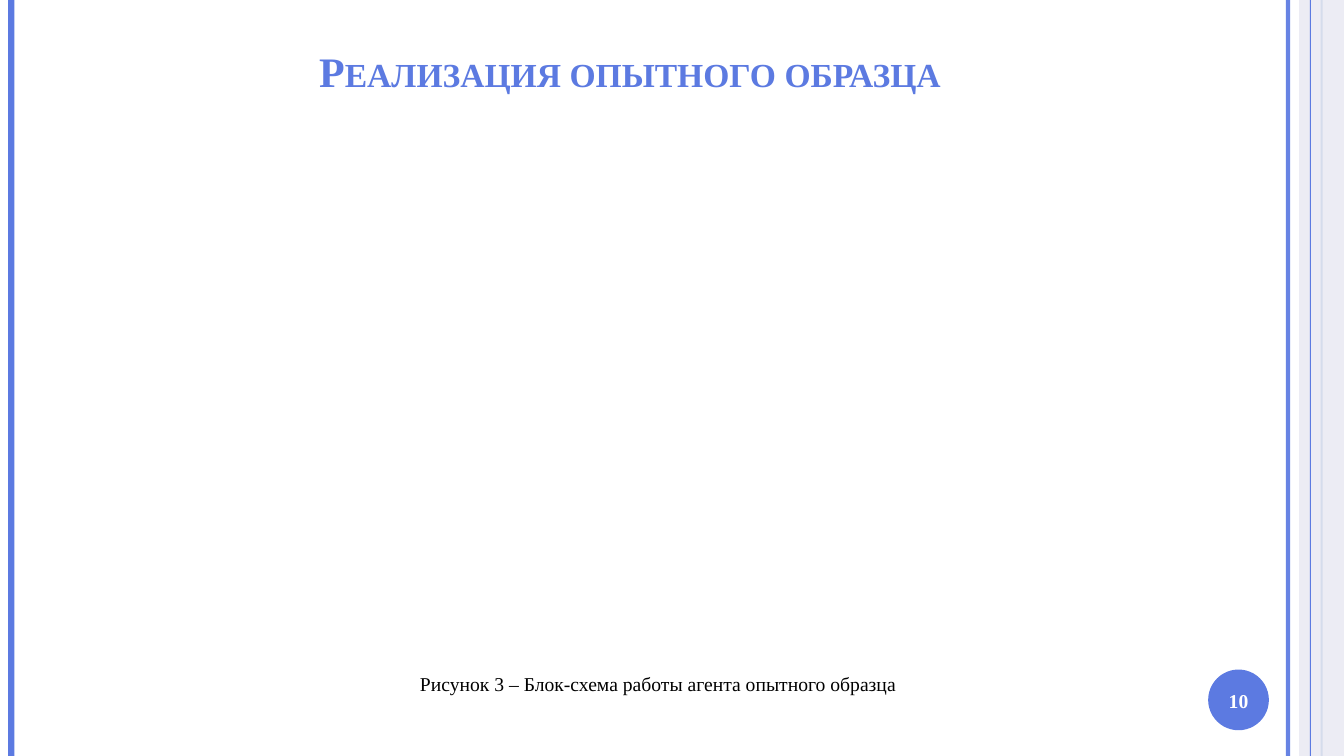
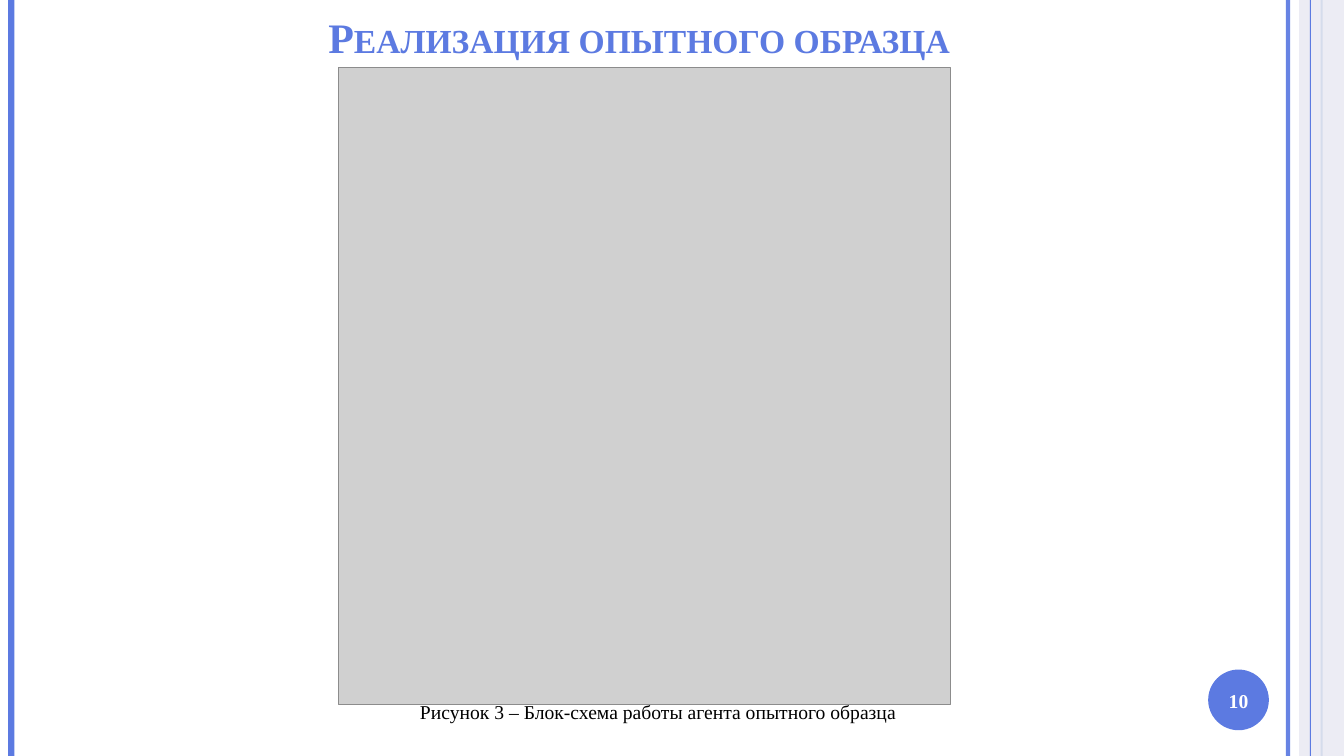
Before and after one commit to HotHeadd/nir_mephi, a slide deck: slide 10 of part2/Презентация.pptx. Drawn at 1344x756 pixels with LibreOffice and Linux fonts; fonts in the diff are those of the drawing; grey boxes stand for pictures; background and template pictures are left out. Boxes give left, top, right and bottom in pixels: in the first picture for what was removed or moved away, otherwise in the second. Text is boxed around its words. In the diff, an @@ line names an element or a change of style, - is before the commit and + after.

```diff
--- a/part2/Презентация.pptx
+++ b/part2/Презентация.pptx
@@ title "Реализация опытного образца": place and size @@
-title "Реализация опытного образца" at bbox=[570, 64, 941, 93]
+title "Реализация опытного образца" at bbox=[579, 30, 950, 59]
@@ picture added at bbox=[339, 68, 951, 705] @@
@@ text "Рисунок 3 – Блок-схема работы ...": place and size @@
-text "Рисунок 3 – Блок-схема работы ..." at bbox=[420, 677, 895, 696]
+text "Рисунок 3 – Блок-схема работы ..." at bbox=[420, 704, 895, 724]
```
Also in this commit, not shown: 8 other slides changed, 4 slides added, 2 slides removed, 17 other files.
